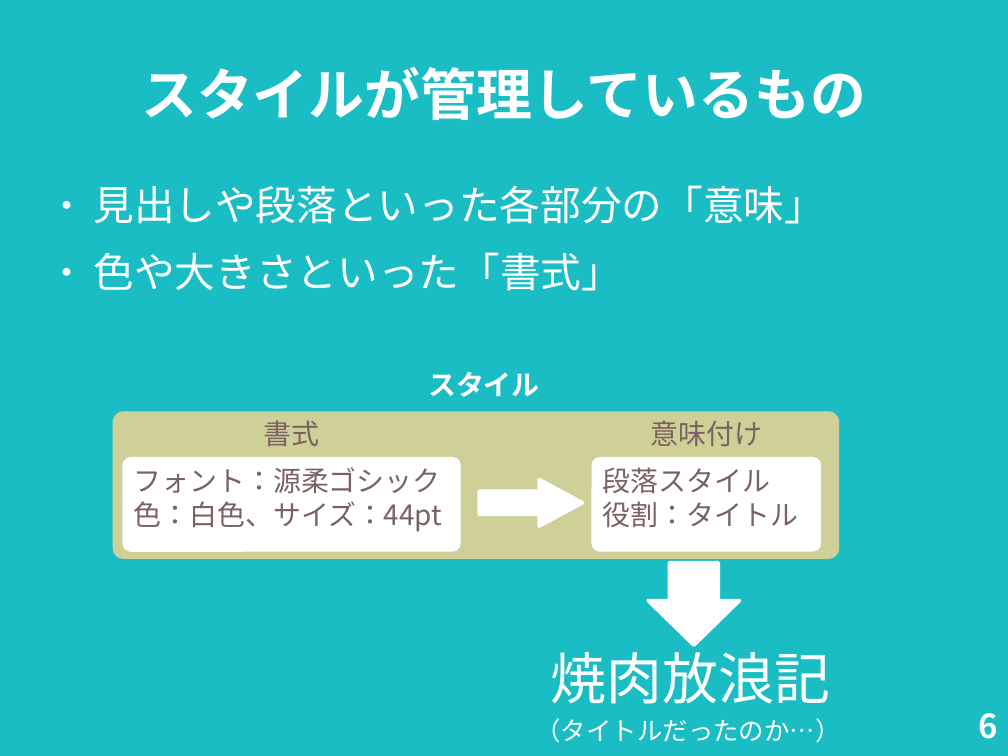
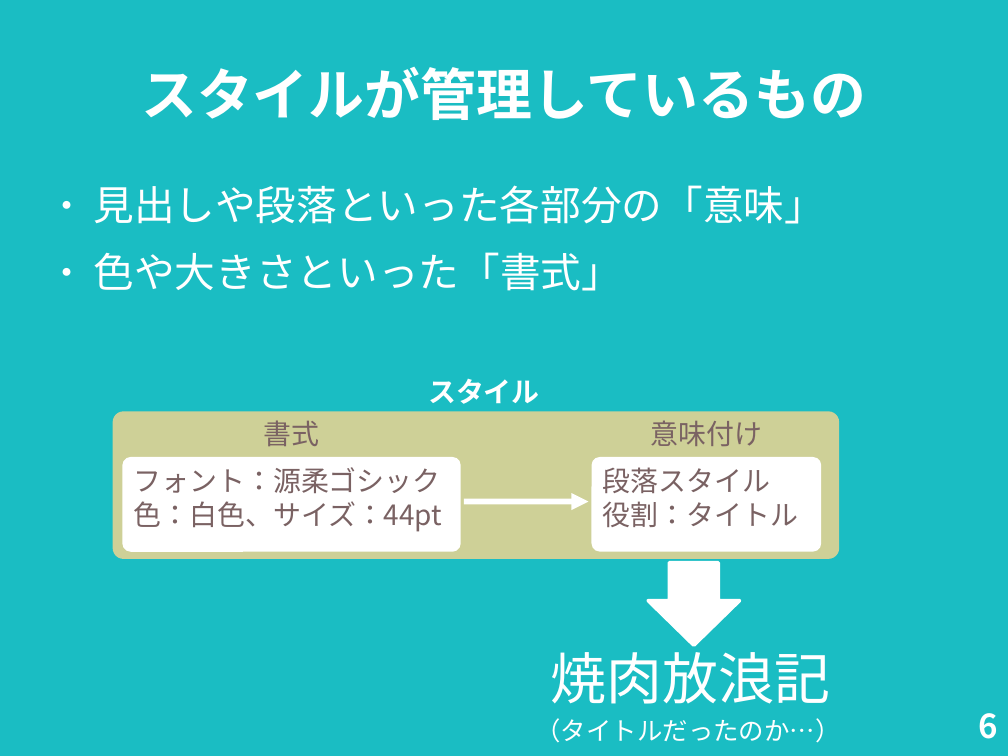
Before and after one commit to nogajun/libreofficekaigi2018-handson, a slide deck: slide 6 of docs/20180512-writer_handson_slide.odp. Drawn at 1008x756 pixels with LibreOffice and Linux fonts; fonts in the diff are those of the drawing. Boxes give left, top, right and bottom in pixels: in the first picture for what was removed or moved away, otherwise in the second. Text is boxed around its words. In the diff, an @@ line names an element or a change of style, - is before the commit and + after.

```diff
--- a/docs/20180512-writer_handson_slide.odp
+++ b/docs/20180512-writer_handson_slide.odp
@@ text "スタイル": place and size @@
-text "スタイル" at (428, 371, 540, 397)
+text "スタイル" at (428, 378, 540, 404)
@@ right arrow removed at (479, 479, 583, 526) @@
@@ arrow added from (464, 502) to (589, 502), #FFFFFF 4.51 pt @@
```
Also in this commit, not shown: 4 other slides changed, 4 other files.
